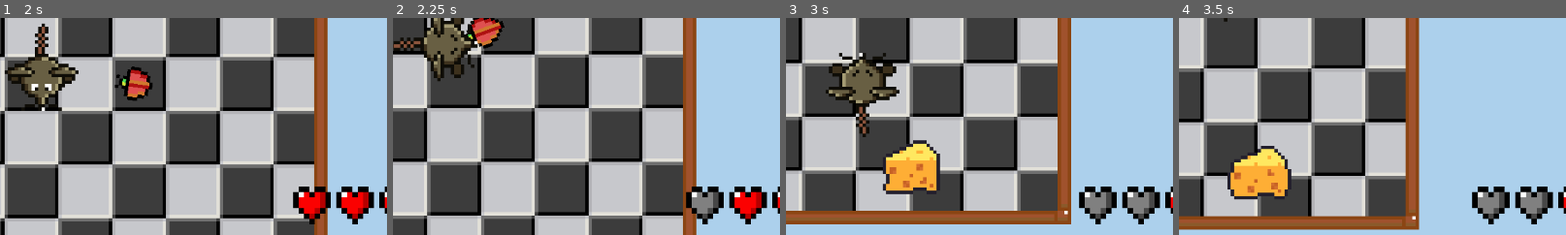
Above: before the commit, frames 1-4 (left to right).
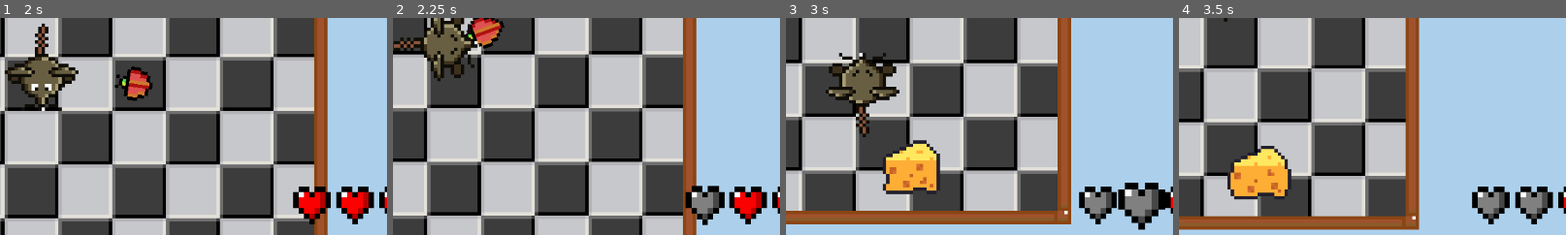
Above: after the commit, the same moments.

Repository: rasmussvala/TDDD23-Cheddar-Chase
Game: Godot game, scene res://scenes/game.tscn
Two runs of this game, one before a commit and one after it. Both use one fixed random seed, a clock stepped at 60 frames per second and the inputs below. This scene is started directly instead of the project's main scene.
Inputs:
- Up to frame 1 (2 s): tap Enter at 0.5 s; hold Right (ui_right) 0.53-1.28 s; hold Down (ui_down) from 1.28 s (still down)
- Up to frame 2 (2.25 s): release Down (ui_down) at 2.03 s; hold Right (ui_right) from 2.03 s (still down)
- Up to frame 3 (3 s): release Right (ui_right) at 2.78 s; hold Up (ui_up) from 2.78 s (still down)
- Up to frame 4 (3.5 s): keep holding Up (ui_up)
The pictures show only the part of the screen within x 45-95%, y 50-100%; the shares and areas given below are measured in that part.

Frame 1 is identical in both runs. In frame 2, 0.2% of the frame differs, in the area x 75-86%, y 77-96%; in frame 3, 1.2%, in the area x 85-98%, y 75-98%; in frame 4, nothing differs.

Commit message:
Added bouncing heart when taking damage

Diff:
--- a/scripts/hud.gd
+++ b/scripts/hud.gd
@@ -11,11 +11,20 @@
 func update_score(score) -> void:
 	score_label.text = str(score) + " Cheese"
 
-func update_health(health) -> void:
+func update_health(new_health) -> void:
 	var hearts = [heart_3, heart_2, heart_1]
 
 	for i in range(hearts.size()):
-		if i < health:
+		if i < new_health:
 			hearts[i].texture = heart_filled
+		elif i == new_health:
+			hearts[i].texture = heart_empty
+			bounce_heart(hearts[i])
 		else:
 			hearts[i].texture = heart_empty
+
+func bounce_heart(heart: Sprite2D) -> void:
+	var tween = get_tree().create_tween()
+	tween.tween_property(heart, "scale", Vector2(10.0, 10.0), 0.15).set_trans(Tween.TRANS_BOUNCE)
+	tween.tween_property(heart, "scale", Vector2(8.0, 8.0), 0.15).set_trans(Tween.TRANS_BOUNCE)
+	#tween.tween_callback(heart.queue_free)
